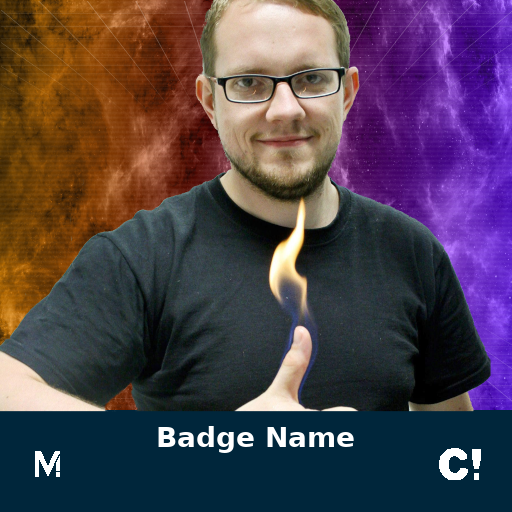
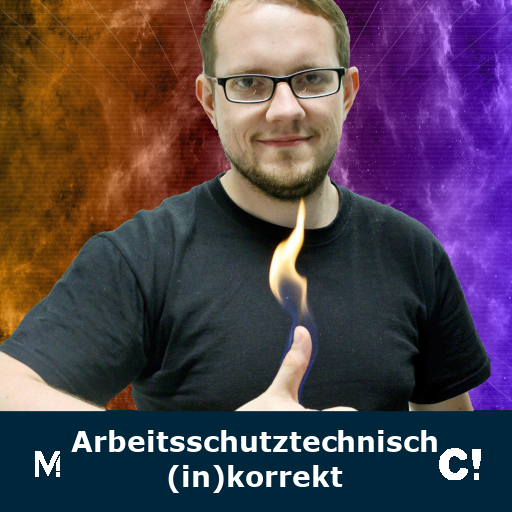
Revision of a layered w=512, h=512 image; what changed, layer by layer:
painted on "05_Badge_Name" over [71, 426, 437, 493]
